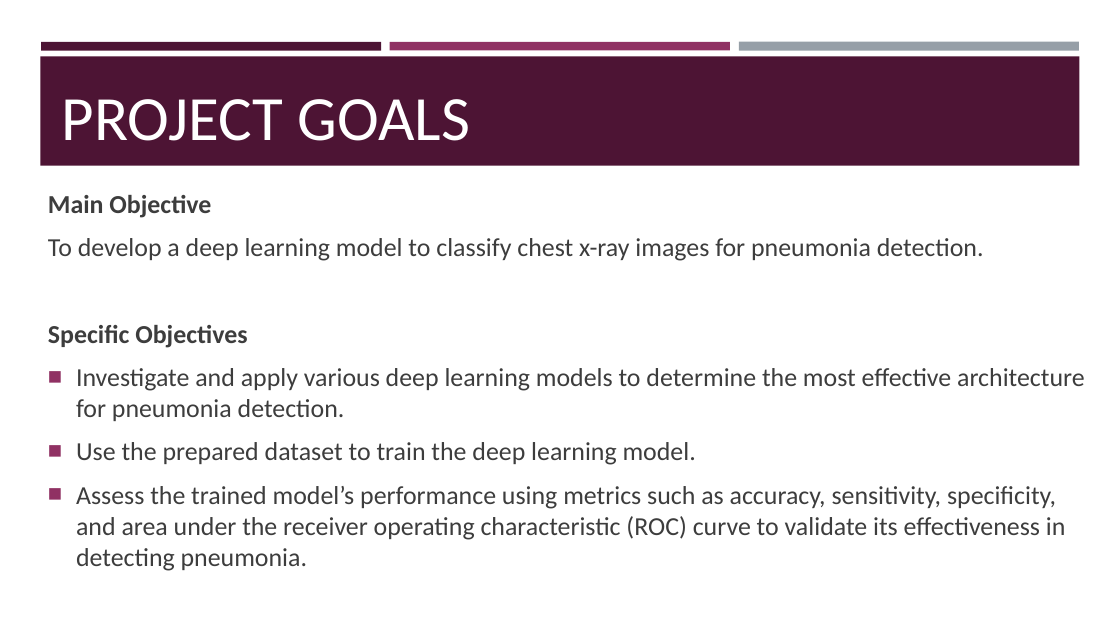
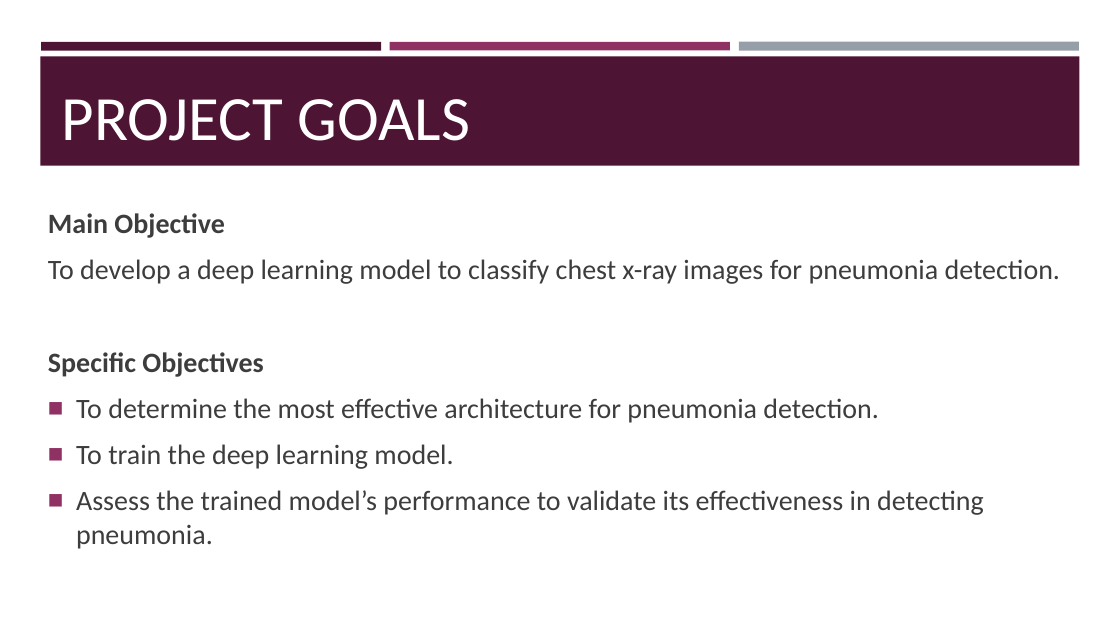
Before and after one commit to itsyourgirlnicky/Chest-Xray, a slide deck: slide 5 of IMAGE CLASSIFICATION OF X-RAY IMAGES FOR PNEUMONIA DETECTION.pptx. Drawn at 1120x630 pixels with LibreOffice and Linux fonts; fonts in the diff are those of the drawing. Boxes give left, top, right and bottom in pixels: in the first picture for what was removed or moved away, otherwise in the second. Text is boxed around its words. In the diff, an @@ line names an element or a change of style, - is before the commit and + after.

```diff
--- a/IMAGE CLASSIFICATION OF X-RAY IMAGES FOR PNEUMONIA DETECTION.pptx
+++ b/IMAGE CLASSIFICATION OF X-RAY IMAGES FOR PNEUMONIA DETECTION.pptx
@@ text at (48,213,1060,377): size 22.2 to 24 pt in "Main Objective", "To develop a deep learning model to ...", "Specific Objectives" @@
@@ text at (76,398,984,549): text changed; size 22.2 to 24 pt @@
-■ Investigate and apply various deep learning models to determine the most effective architecture for pneumonia detection.
-■ Use the prepared dataset to train the deep learning model.
-■ Assess the trained model’s performance using metrics such as accuracy, sensitivity, specificity, and area under the receiver operating characteristic (ROC) curve to validate its effectiveness in detecting pneumonia.
+■ To determine the most effective architecture for pneumonia detection.
+■ To train the deep learning model.
+■ Assess the trained model’s performance to validate its effectiveness in detecting pneumonia.
```
Also in this commit, not shown: 1 slide removed, 1 other file.
